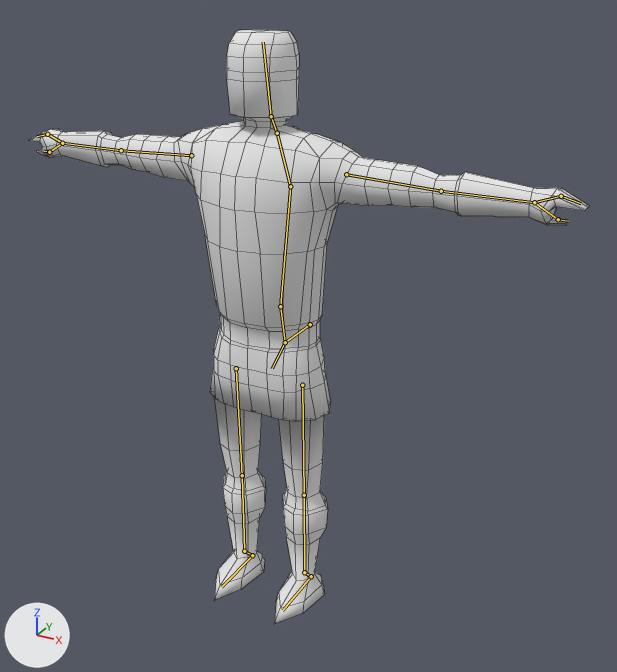
The Blender file Assets/Design/Models/Characters/Knight_Backup.blend, before and after one commit.
Camera for both pictures: a 50 mm camera at (2.62, -4.23, 4.1) aimed at (0.17, 0.23, 1.87). The axes (+X, +Y, +Z) are drawn at lower left. The lights are the same throughout. The bones that bend it are drawn over the model as lines. Mesh edges are drawn as thin lines.

In view in the first picture: 'Knight_Body'.
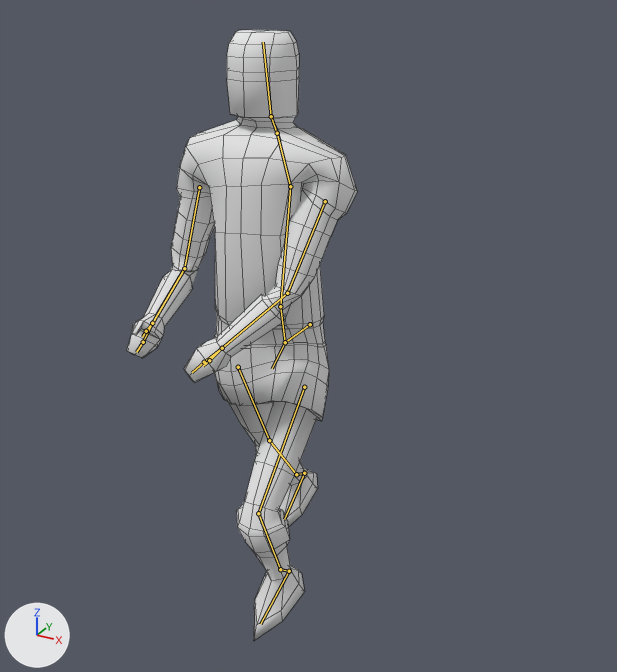
The newer file adds an action. The first version stands in its rest pose; the second is drawn at frame 45 of the action 'Knight_2H_Run'.

Where the change shows, as pixel boxes (x1, y1, x2, y2) in the pictures (617 x 672 px):
'Knight_Body', posed (59% narrower)
    before: (29, 30, 589, 624)
    after: (127, 30, 358, 640)
bone 'Bone.017', root to tip
    before: (346, 174) to (441, 191)
    after: (325, 201) to (287, 293)
bone 'Bone.020', root to tip
    before: (441, 191) to (534, 202)
    after: (287, 293) to (222, 348)
bone 'Bone.018', root to tip
    before: (191, 155) to (121, 150)
    after: (199, 187) to (184, 268)
bone 'Bone.019', root to tip
    before: (121, 150) to (62, 143)
    after: (184, 268) to (152, 323)
bone 'Bone.008', root to tip
    before: (302, 385) to (304, 495)
    after: (304, 387) to (258, 513)
bone 'Bone.010', root to tip
    before: (304, 495) to (304, 572)
    after: (258, 513) to (280, 569)
bone 'Bone.012', root to tip
    before: (304, 572) to (311, 576)
    after: (280, 569) to (289, 571)
bone 'Bone.014', root to tip
    before: (311, 576) to (282, 610)
    after: (289, 571) to (260, 624)
bone 'Bone.009', root to tip
    before: (236, 368) to (242, 475)
    after: (238, 367) to (269, 440)
bone 'Bone.011', root to tip
    before: (242, 475) to (244, 551)
    after: (269, 440) to (296, 474)
bone 'Bone.013', root to tip
    before: (244, 551) to (252, 555)
    after: (296, 474) to (304, 473)
bone 'Bone.015', root to tip
    before: (252, 555) to (221, 587)
    after: (304, 473) to (284, 519)

What changed in the scene script:
```text
Change bone_bone_017:
    where bone_bone_017 = bpy.data.objects['Armature'].pose.bones['Bone.017']  # child of 'Bone.003'
    bone_bone_017.location: (0.0, 0.0, 0.0) -> (0.155, -0.097, 0.06)
    bone_bone_017.rotation_quaternion: (1.0, 0.0, 0.0, 0.0) -> (0.622, 0.128, -0.167, -0.749)  # degrees (0, 0, 0) -> degrees (24, -1, -101)
Change bone_bone_020:
    where bone_bone_020 = bpy.data.objects['Armature'].pose.bones['Bone.020']  # child of 'Bone.017'
    bone_bone_020.rotation_quaternion: (1.0, 0.0, 0.0, 0.0) -> (0.749, 0.205, 0.608, -0.166)  # degrees (0, 0, 0) -> degrees (31, 78, 0)
Change bone_bone_018:
    where bone_bone_018 = bpy.data.objects['Armature'].pose.bones['Bone.018']  # child of 'Bone.003'
    bone_bone_018.location: (0.0, 0.0, 0.0) -> (-0.194, -0.044, 0.008)
    bone_bone_018.rotation_quaternion: (1.0, 0.0, 0.0, 0.0) -> (0.797, 0.065, -0.055, 0.592)  # degrees (0, 0, 0) -> degrees (2, -10, 73)
Change bone_bone_019:
    where bone_bone_019 = bpy.data.objects['Armature'].pose.bones['Bone.019']  # child of 'Bone.018'
    bone_bone_019.rotation_quaternion: (1.0, 0.0, 0.0, 0.0) -> (0.661, 0.398, 0.503, 0.389)  # degrees (0, 0, 0) -> degrees (79, 21, 78)
Change bone_bone_008:
    where bone_bone_008 = bpy.data.objects['Armature'].pose.bones['Bone.008']  # child of 'Bone.006'
    bone_bone_008.location: (0.0, 0.0, 0.0) -> (0.0, 0.026, -0.024)
    bone_bone_008.rotation_quaternion: (1.0, 0.0, 0.0, 0.0) -> (0.881, 0.365, 0.0, 0.0)  # degrees (0, 0, 0) -> degrees (45, 0, 0)
Change bone_bone_010:
    where bone_bone_010 = bpy.data.objects['Armature'].pose.bones['Bone.010']  # child of 'Bone.008'
    bone_bone_010.rotation_quaternion: (1.0, 0.0, 0.0, 0.0) -> (0.815, -0.545, 0.0, 0.0)  # degrees (0, 0, 0) -> degrees (-68, 0, 0)
Change bone_bone_012:
    where bone_bone_012 = bpy.data.objects['Armature'].pose.bones['Bone.012']  # child of 'Bone.010'
    bone_bone_012.rotation_quaternion: (1.0, 0.0, 0.0, 0.0) -> (0.991, 0.131, 0.0, 0.0)  # degrees (0, 0, 0) -> degrees (15, 0, 0)
Change bone_bone_014:
    where bone_bone_014 = bpy.data.objects['Armature'].pose.bones['Bone.014']  # child of 'Bone.012'
    bone_bone_014.rotation_quaternion: (1.0, 0.0, 0.0, 0.0) -> (0.978, 0.142, 0.0, 0.0)  # degrees (0, 0, 0) -> degrees (16, 0, 0)
Change bone_bone_009:
    where bone_bone_009 = bpy.data.objects['Armature'].pose.bones['Bone.009']  # child of 'Bone.006'
    bone_bone_009.location: (0.0, 0.0, 0.0) -> (0.0, 0.001, -0.023)
    bone_bone_009.rotation_quaternion: (1.0, 0.0, 0.0, 0.0) -> (0.931, -0.206, 0.0, 0.0)  # degrees (0, 0, 0) -> degrees (-25, 0, 0)
Change bone_bone_011:
    where bone_bone_011 = bpy.data.objects['Armature'].pose.bones['Bone.011']  # child of 'Bone.009'
    bone_bone_011.rotation_quaternion: (1.0, 0.0, 0.0, 0.0) -> (0.975, -0.107, 0.0, 0.0)  # degrees (0, 0, 0) -> degrees (-13, 0, 0)
Change bone_bone_013:
    where bone_bone_013 = bpy.data.objects['Armature'].pose.bones['Bone.013']  # child of 'Bone.011'
    bone_bone_013.rotation_quaternion: (1.0, 0.0, 0.0, 0.0) -> (0.991, 0.131, 0.0, 0.0)  # degrees (0, 0, 0) -> degrees (15, 0, 0)
Change bone_bone_015:
    where bone_bone_015 = bpy.data.objects['Armature'].pose.bones['Bone.015']  # child of 'Bone.013'
    bone_bone_015.rotation_quaternion: (1.0, 0.0, 0.0, 0.0) -> (0.983, 0.129, 0.0, 0.0)  # degrees (0, 0, 0) -> degrees (15, 0, 0)
```
